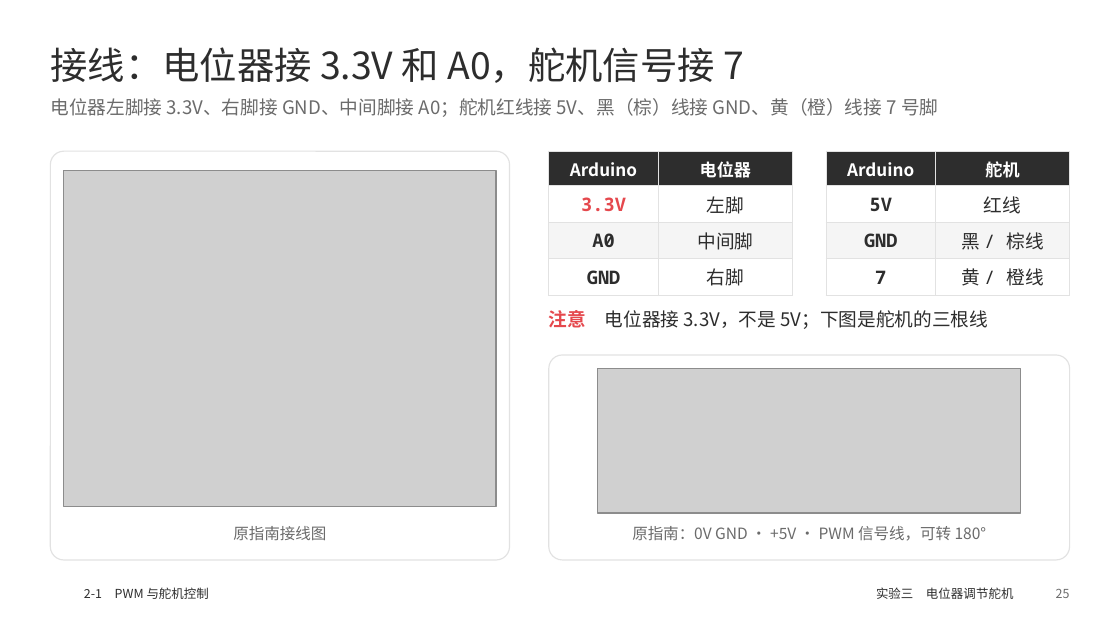
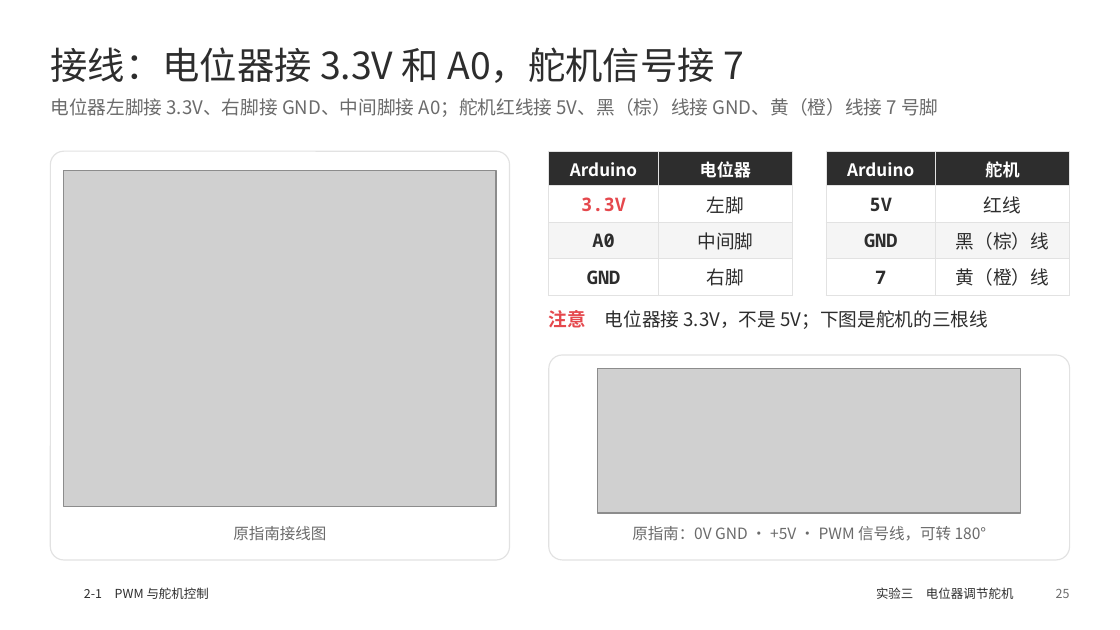
Before and after one commit to memoryzm214/Ericzm214, a slide deck: slide 25 of arduino-ppt/output/2-1_PWM_RGB呼吸灯_舵机_摇杆.pptx. Drawn at 1120x630 pixels with LibreOffice and Linux fonts; fonts in the diff are those of the drawing; grey boxes stand for pictures; background and template pictures are left out. Boxes give left, top, right and bottom in pixels: in the first picture for what was removed or moved away, otherwise in the second. Text is boxed around its words. In the diff, an @@ line names an element or a change of style, - is before the commit and + after.

```diff
--- a/arduino-ppt/output/2-1_PWM_RGB呼吸灯_舵机_摇杆.pptx
+++ b/arduino-ppt/output/2-1_PWM_RGB呼吸灯_舵机_摇杆.pptx
@@ table at bbox=[827, 151, 1071, 290] @@
-row 3, column 2: 黑 / 棕线
+row 3, column 2: 黑（棕）线
-row 4, column 2: 黄 / 橙线
+row 4, column 2: 黄（橙）线
@@ font Noto Sans Mono to Noto Sans CJK SC in "红线" @@
```
Also in this commit, not shown: 10 other slides changed, 3 other files.
